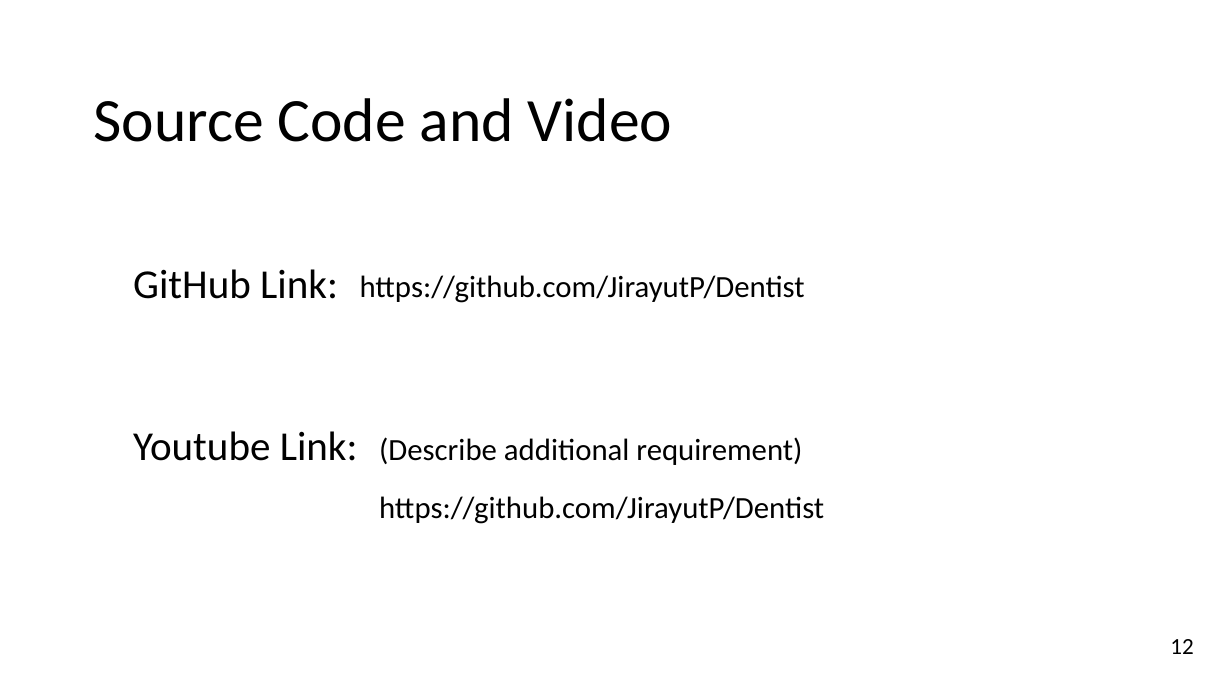
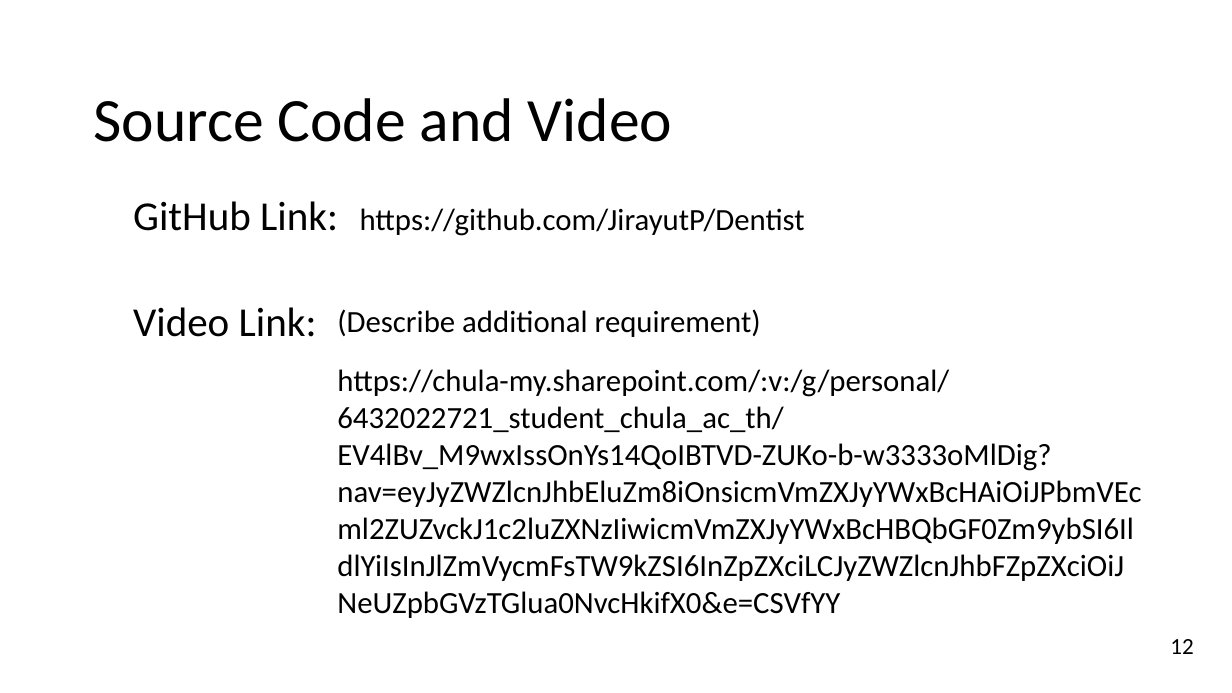
Before and after one commit to JirayutP/Dentist, a slide deck: slide 12 of งานนำเสนอ1.pptx. Drawn at 1232x693 pixels with LibreOffice and Linux fonts; fonts in the diff are those of the drawing. Boxes give left, top, right and bottom in pixels: in the first picture for what was removed or moved away, otherwise in the second. Text is boxed around its words. In the diff, an @@ line names an element or a change of style, - is before the commit and + after.

Commit message:
slide

```diff
--- a/งานนำเสนอ1.pptx
+++ b/งานนำเสนอ1.pptx
@@ text "GitHub Link:" moved from (x1=133, y1=269, x2=338, y2=299) to (x1=133, y1=201, x2=338, y2=231) @@
@@ text "https://github.com/JirayutP/Dentist" moved from (x1=360, y1=275, x2=805, y2=303) to (x1=360, y1=208, x2=805, y2=236) @@
@@ text "(Describe additional requirement)" moved from (x1=379, y1=437, x2=802, y2=465) to (x1=337, y1=309, x2=761, y2=337) @@
@@ text at (x1=133, y1=307, x2=317, y2=337): text changed @@
-Youtube Link:
+Video Link:
@@ text at (x1=337, y1=369, x2=1141, y2=618): text changed @@
-https://github.com/JirayutP/Dentist
+https://chula-my.sharepoint.com/:v:/g/personal/6432022721_student_chula_ac_th/EV4lBv_M9wxIssOnYs14QoIBTVD-ZUKo-b-w3333oMlDig?nav=eyJyZWZlcnJhbEluZm8iOnsicmVmZXJyYWxBcHAiOiJPbmVEcml2ZUZvckJ1c2luZXNzIiwicmVmZXJyYWxBcHBQbGF0Zm9ybSI6IldlYiIsInJlZmVycmFsTW9kZSI6InZpZXciLCJyZWZlcnJhbFZpZXciOiJNeUZpbGVzTGlua0NvcHkifX0&e=CSVfYY
```
Also in this commit, not shown: 1 other file.
